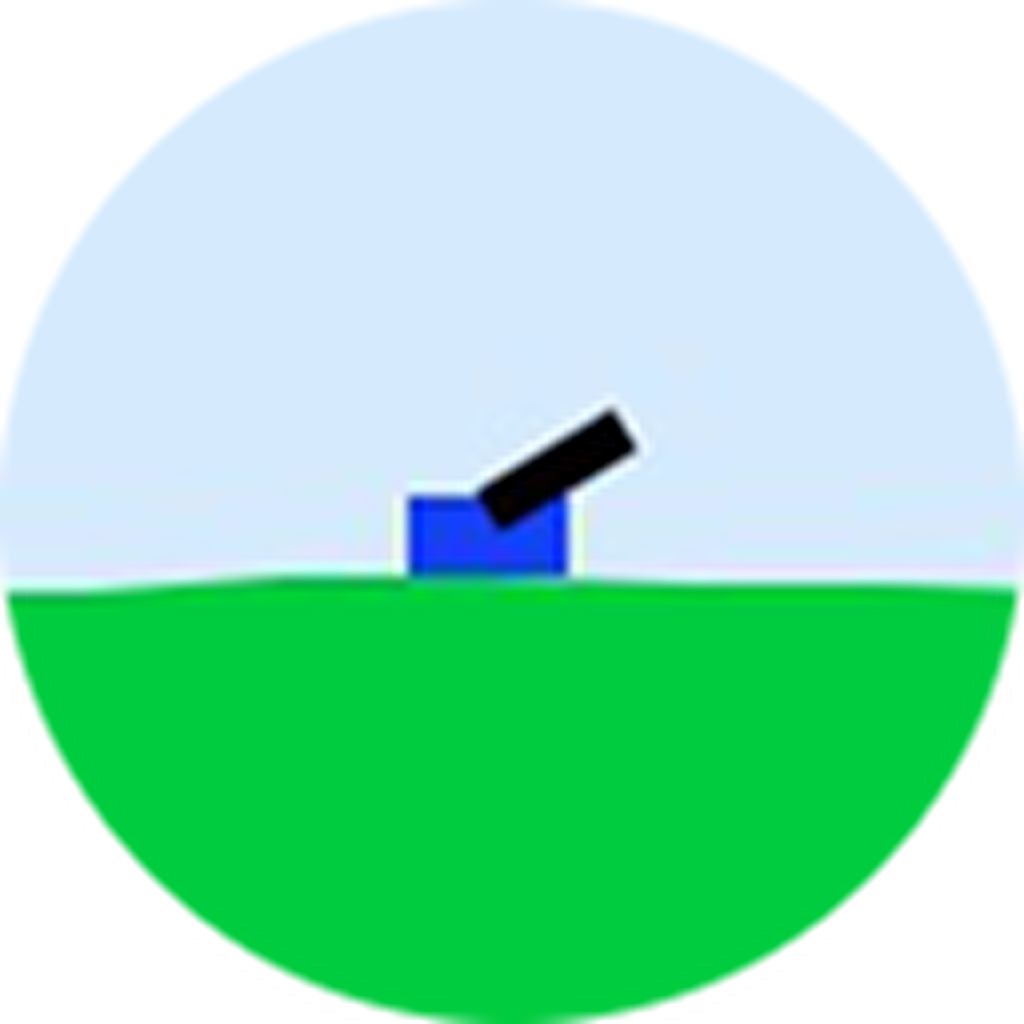
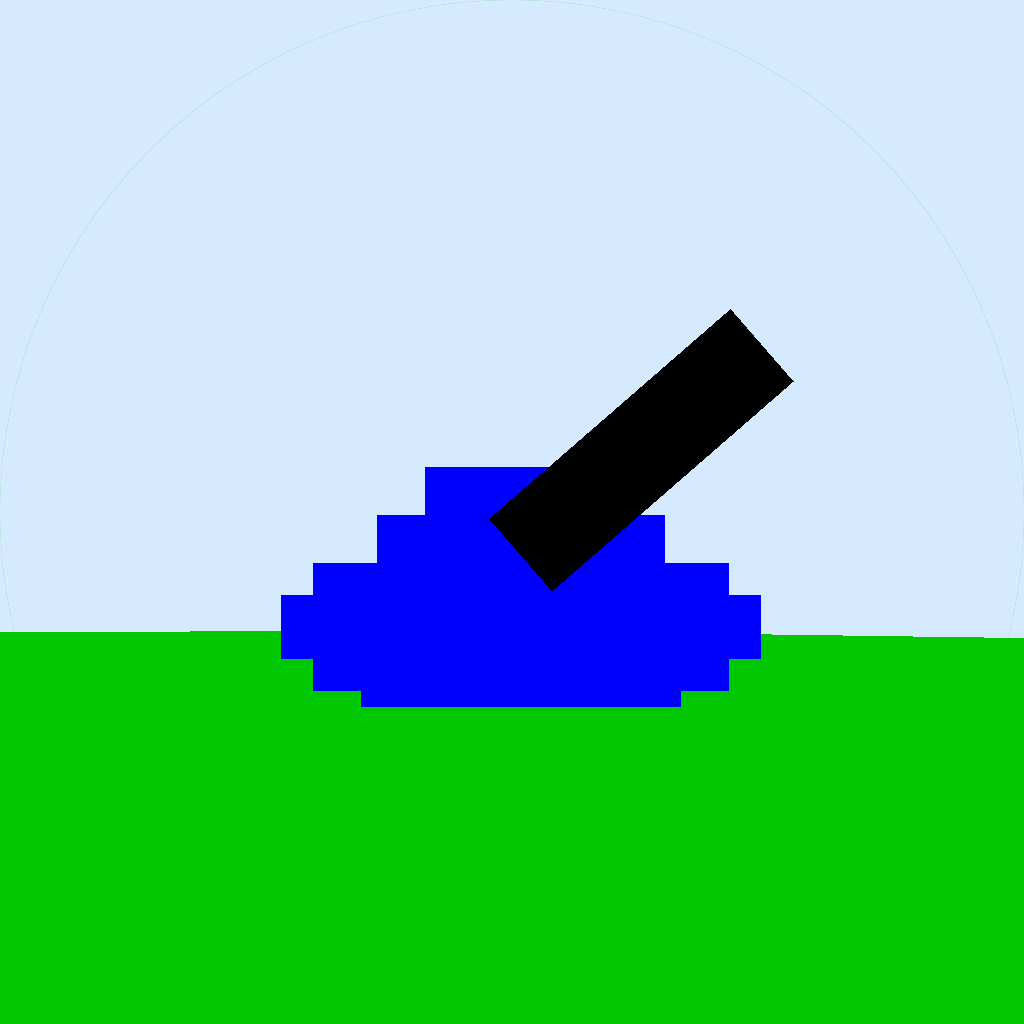
Revision of a layered 1024×1024 image; what changed, layer by layer:
added layer "Barrel" above "Body" over [490, 309, 794, 591]
added layer "Body" above "Remove aliasing" over [281, 467, 761, 707]
added layer "Remove aliasing" above "Inner circle" over [270, 466, 764, 713]
added layer "Inner circle" above "BG" over [0, 0, 1024, 1024]
renamed "Screen Shot 2018-03-29 at 18.54.51.jpg" to "BG", painted on it over [0, 0, 1024, 1024]
